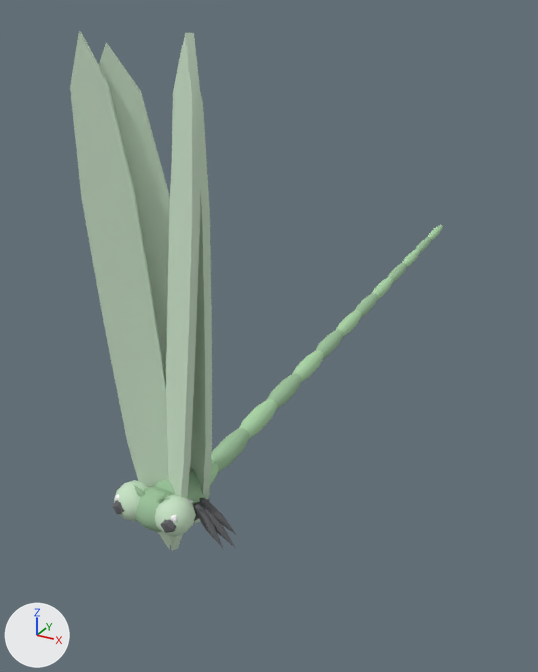
The glTF model web-forest/public/model/species/agriocnemis-femina.glb as it was, and as the next commit left it.
Camera for both pictures: a 50 mm camera at (0.558, -0.837, 1.072) aimed at (-0.086, 0.335, 0.487). Arrows for +X, +Y and +Z are at lower left; the lights stay in place. The older version comes first. Where no turn or scale is listed for an object, it has been applied to the vertices.

Names of what the first picture shows: 'abdomen1', 'abdomen2', 'eye-l', 'eye-r', 'head', 'wing0-l', 'wing0-r', 'wing1-l', 'wing1-r' and 17 more.
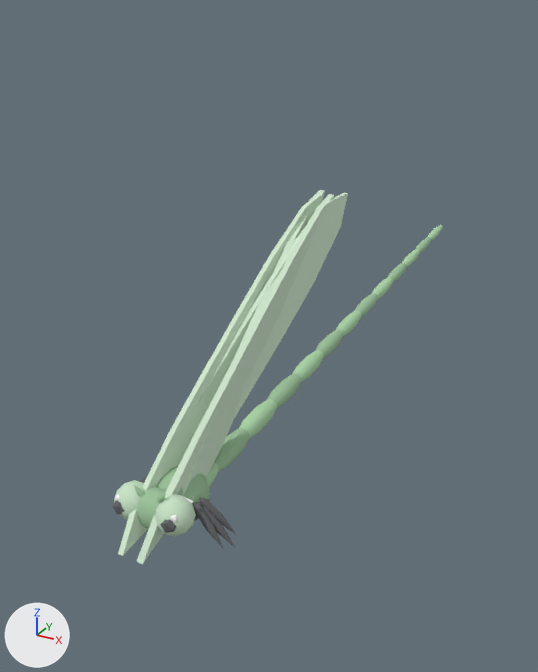
ob_wing0_l_j is not drawn itself; it is the parent of ob_wing0_l.
ob_wing0_r_j is not drawn itself; it is the parent of ob_wing0_r.
ob_wing1_l_j is not drawn itself; it is the parent of ob_wing1_l.
ob_wing1_r_j is not drawn itself; it is the parent of ob_wing1_r.

The change in detail:
Object 'wing0-l-j' (ob_wing0_l_j) turns from (5.3, 0, 59) to (-78, -31, 87) degrees about x, y and z.
Object 'wing0-l' (ob_wing0_l) turns from (0, -88, 0) to (0, -3.5, 0) degrees about x, y and z.
Object 'wing0-r-j' (ob_wing0_r_j) turns from (5.3, 0, -59) to (-78, 31, -87) degrees about x, y and z.
Object 'wing0-r' (ob_wing0_r) turns from (0, 88, 0) to (0, 3.5, 0) degrees about x, y and z.
Object 'wing1-l-j' (ob_wing1_l_j) turns from (5.3, 0, 59) to (-78, -31, 87) degrees about x, y and z.
Object 'wing1-l' (ob_wing1_l) turns from (0, -91, 0) to (0, -6.8, 0) degrees about x, y and z.
Object 'wing1-r-j' (ob_wing1_r_j) turns from (5.3, 0, -59) to (-78, 31, -87) degrees about x, y and z.
Object 'wing1-r' (ob_wing1_r) turns from (0, 91, 0) to (0, 6.8, 0) degrees about x, y and z.

Where the change shows, as pixel boxes (x1, y1, x2, y2) in the pictures (538 x 672 px):
'wing0-r', turned: before (70, 31, 171, 549); after (118, 193, 323, 556)
'wing0-l', turned: before (166, 33, 200, 551); after (137, 194, 334, 564)
'wing1-r', turned: before (99, 43, 170, 380); after (197, 193, 348, 420)
'wing1-l', turned: before (172, 45, 212, 524); after (182, 190, 325, 495)
